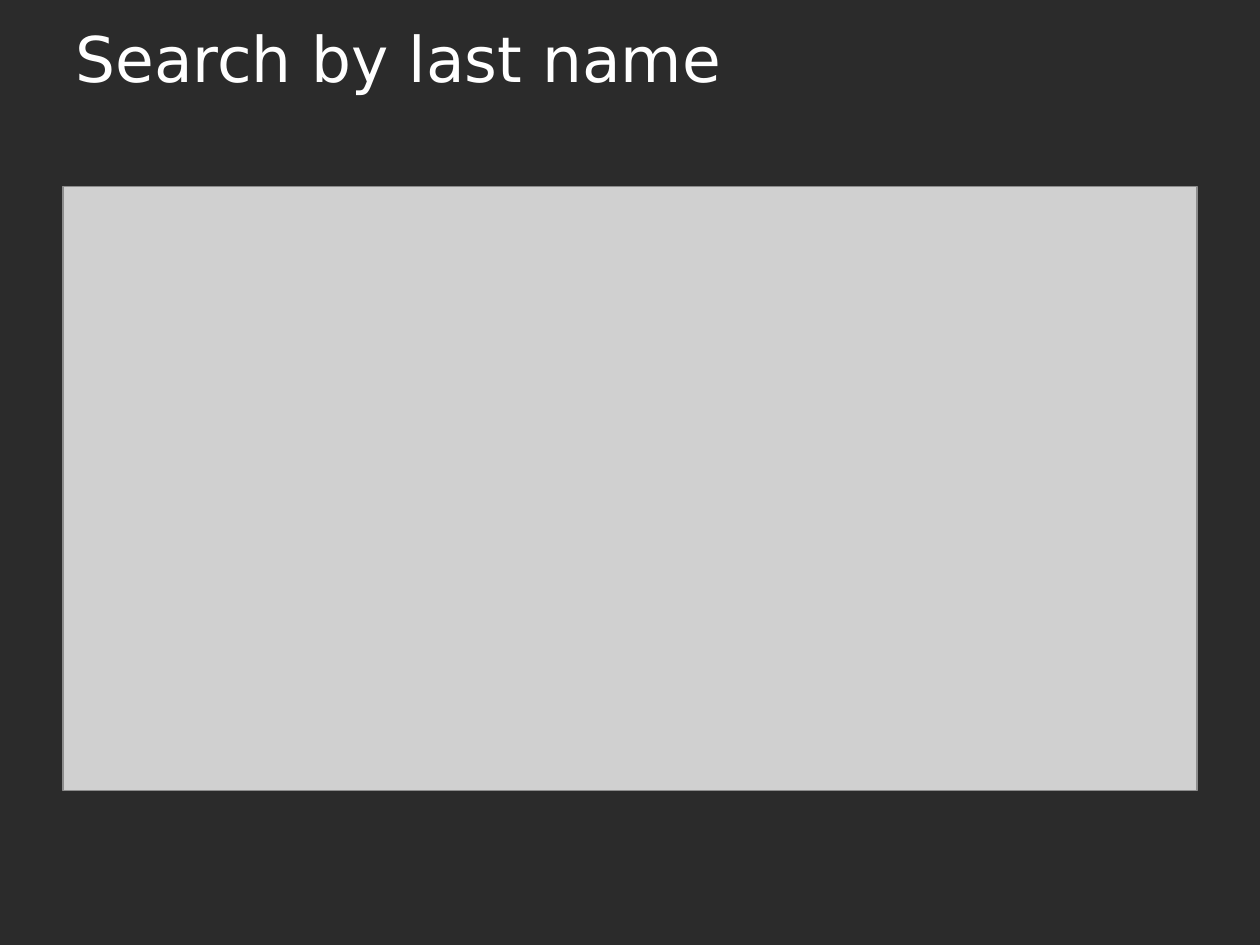
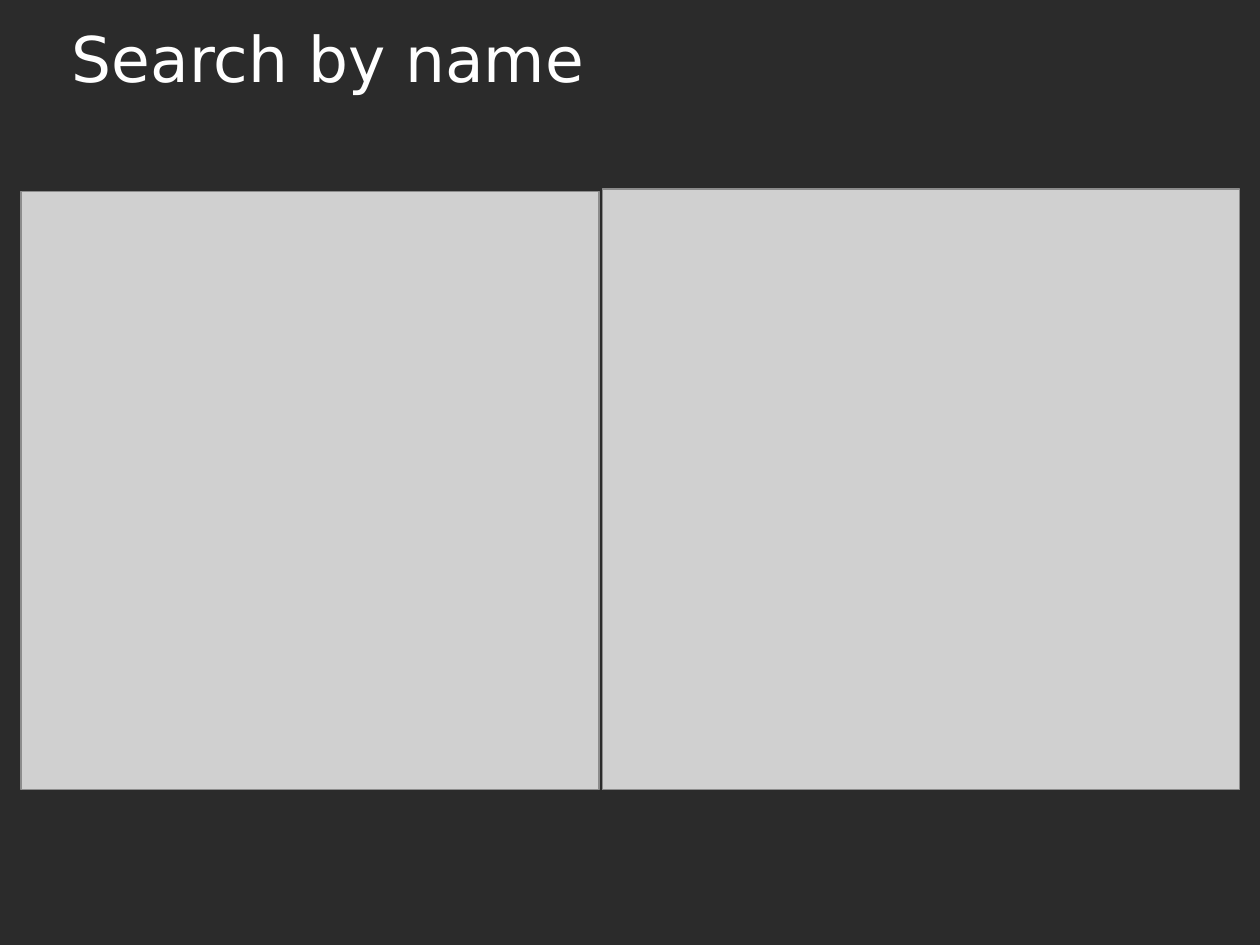
Before and after one commit to beryorindi/final-project, a slide deck: slide 15 of Bery Orindi.ppt (slide 12 before the commit). Drawn at 1260x945 pixels with LibreOffice and Linux fonts; fonts in the diff are those of the drawing; grey boxes stand for pictures; background and template pictures are left out; a plain dark background stands for a picture behind light text. Boxes give left, top, right and bottom in pixels: in the first picture for what was removed or moved away, otherwise in the second. Text is boxed around its words. In the diff, an @@ line names an element or a change of style, - is before the commit and + after.

```diff
--- a/Bery Orindi.ppt
+++ b/Bery Orindi.ppt
@@ title at (72, 34, 584, 95): text changed @@
-Search by last name
+Search by name
@@ picture added at (21, 192, 600, 790) @@
@@ picture: place and size @@
-picture at (63, 186, 1197, 790)
+picture at (602, 189, 1240, 790)
```
Also in this commit, not shown: 1 other slide changed, 7 slides added, 6 slides removed, 12 other files.
